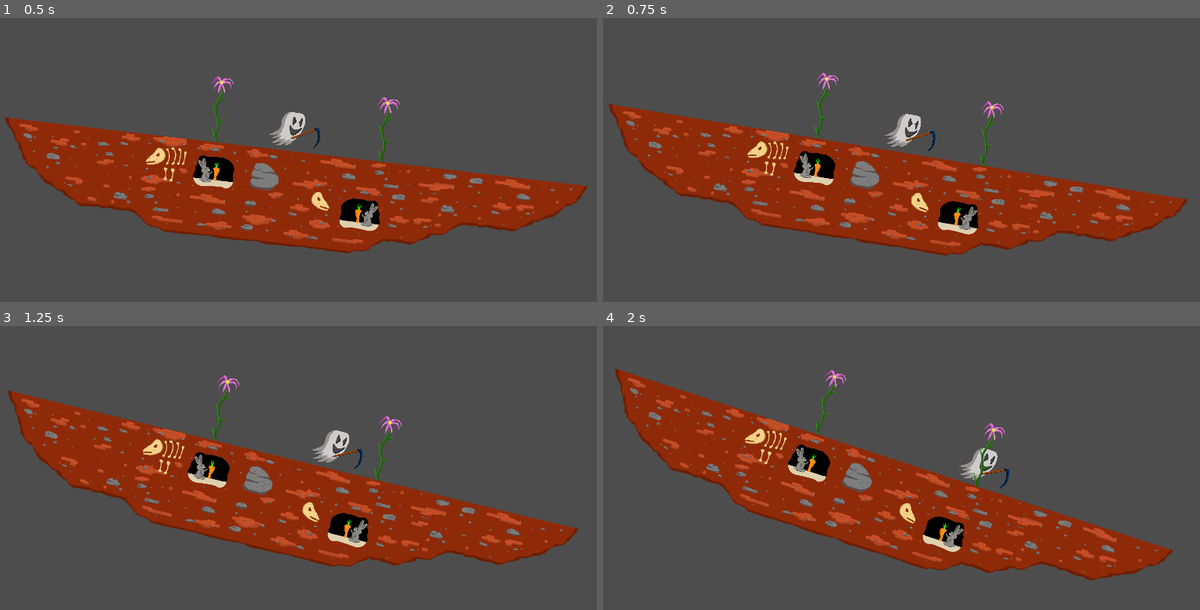
Above: before the commit, frames 1-4 (two rows, left to right).
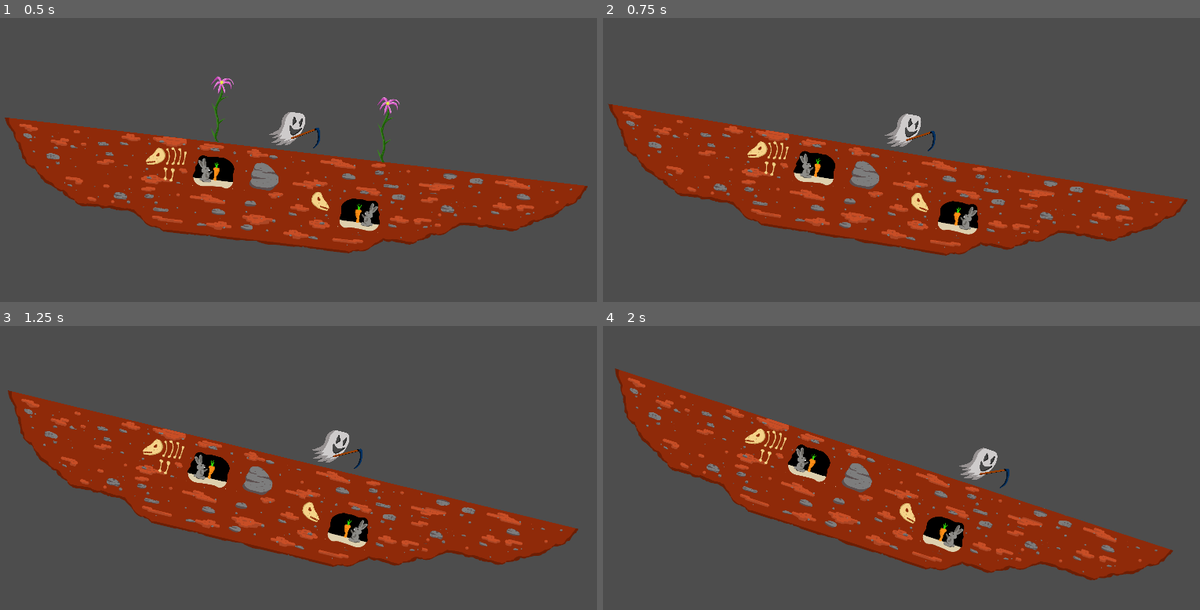
Above: after the commit, the same moments.

Repository: Stennsen/Elephanturtle
Game: Godot game, scene res://scenes/level/diskworld.tscn
Same seed, same stepped clock (60 frames per second), same inputs: the game is played once before the commit and once after it. The project has no main scene, so this scene is started directly.
Inputs:
- Up to frame 1 (0.5 s): no input
- Up to frame 2 (0.75 s): hold D (right) from 0.53 s (still down); hold E (crop) from 0.53 s (still down)
- Up to frame 3 (1.25 s): keep holding D (right); keep holding E (crop)
- Up to frame 4 (2 s): keep holding D (right); release E (crop) at 1.28 s; tap E (crop) at 1.35 s

Frame 1 is identical in both runs. In frame 2, 0.3% of the frame differs, in the area x 35-68%, y 19-53%; in frame 3, 0.4%; in frame 4, 0.4%, in the area x 35-68%, y 15-57%.
Error before the commit: Parse Error: Function "destroy_area()" not found in base self. (res://scenes/entities/plants/daisy/daisy.gd:23)
Error after the commit: Attempt to call function 'rotate' in base 'null instance' on a null instance. (res://scenes/level/diskworld.gd:27)

Commit message:
daisy destruction

Diff:
--- a/scenes/entities/plants/daisy/daisy.gd
+++ b/scenes/entities/plants/daisy/daisy.gd
@@ -20,5 +20,5 @@
 func _input(event):
 	if event.is_action_pressed("crop"):  # Check if the "E" key is pressed
 		crop_sound.play()
-		destroy_area()
+		queue_free()
 		print("cropped")
